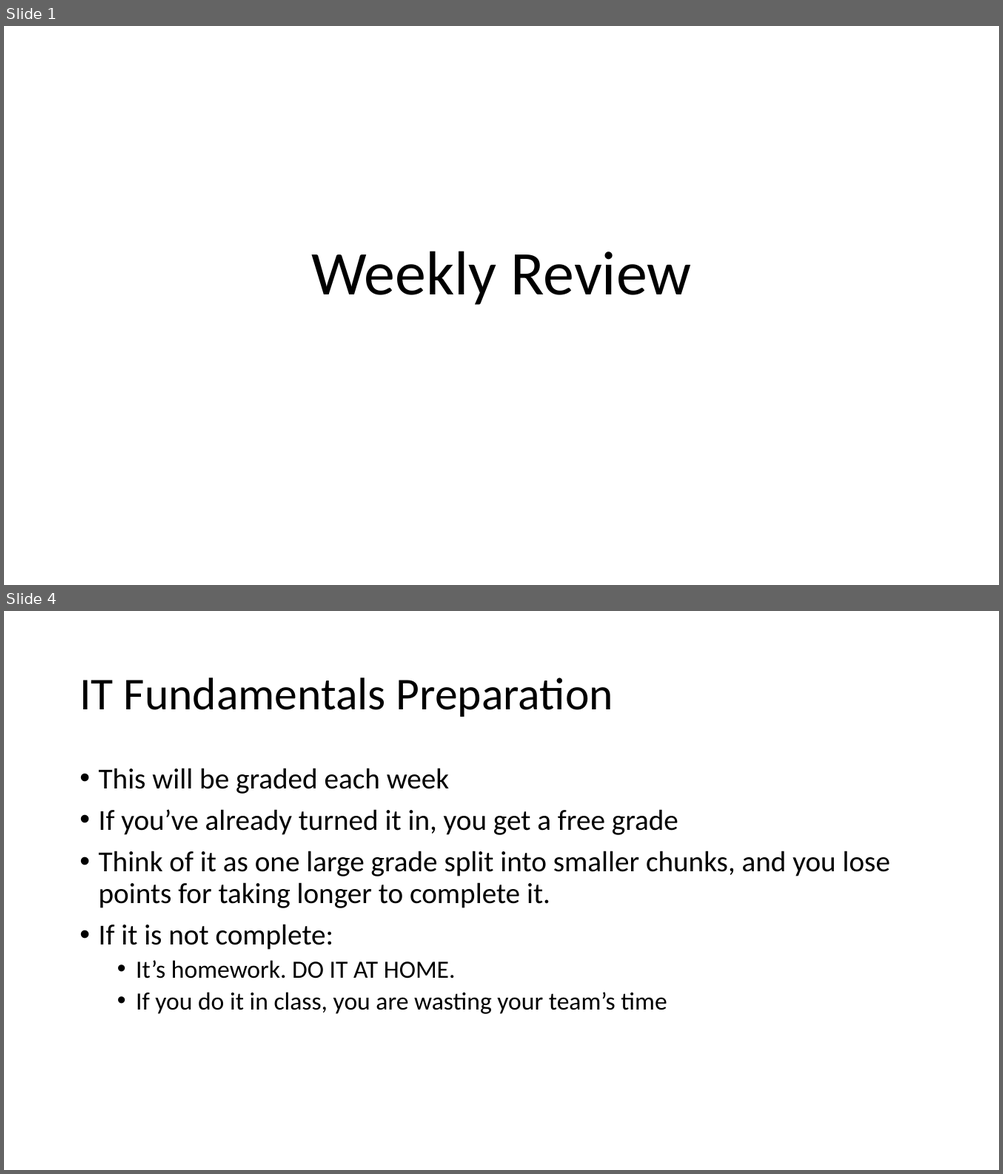
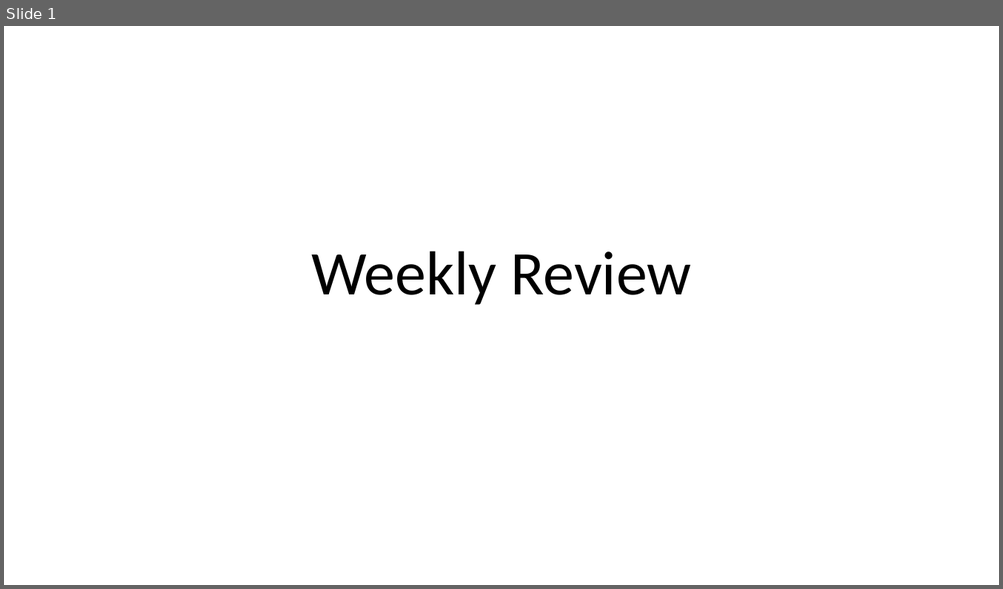
Before and after one commit to parke2023059/docpacs2223, a slide deck: docpac_32270423/Weekly Review.pptx. Shown one above the other, each under a label of ours: slides 1 and 4 before the commit, slide 1 after it; the slides between them are not shown. The pictures are 1003x1174 and 1003x589 pixels, drawn with LibreOffice and Linux fonts; fonts in the diff are those of the drawing. Boxes give left, top, right and bottom in pixels: in the first picture for what was removed or moved away, otherwise in the second. Text is boxed around its words. In the diff, an @@ line names an element or a change of style, - is before the commit and + after.

```diff
--- a/docpac_32270423/Weekly Review.pptx
+++ b/docpac_32270423/Weekly Review.pptx
@@ slide 4 removed at (4, 611, 999, 1170), background #FFFFFF @@
@@ title removed at (79, 678, 613, 717) @@
-IT Fundamentals Preparation
@@ text removed at (99, 768, 890, 1014) @@
-• This will be graded each week
-• If you’ve already turned it in, you get a free grade
-• Think of it as one large grade split into smaller chunks, and you lose points for taking longer to complete it.
-• If it is not complete:
-  • It’s homework. DO IT AT HOME.
-  • If you do it in class, you are wasting your team’s time
```
Also in this commit, not shown: 2 slides changed, 3 slides added, 1 other slide removed, 3 other files.
